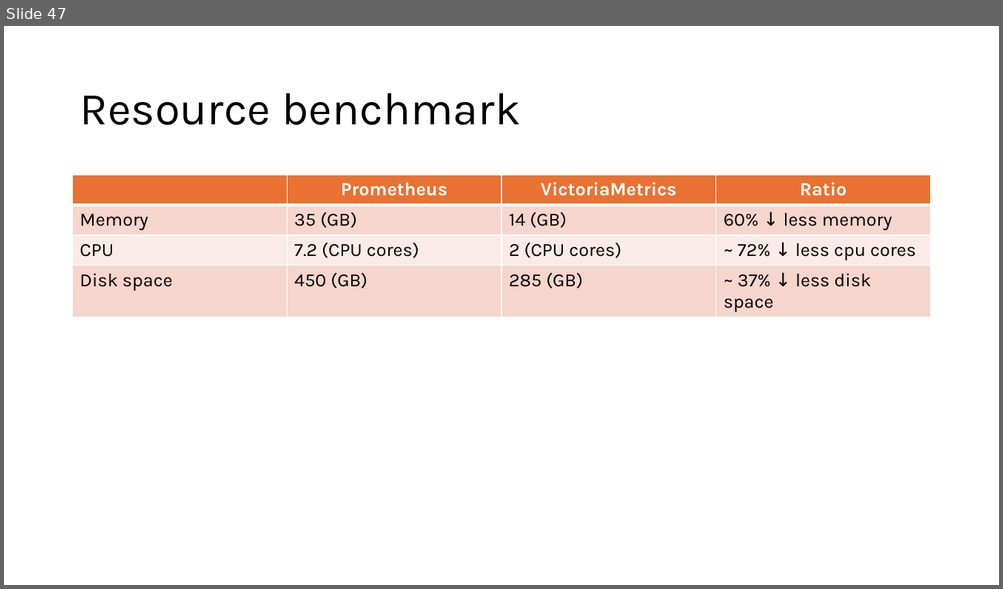
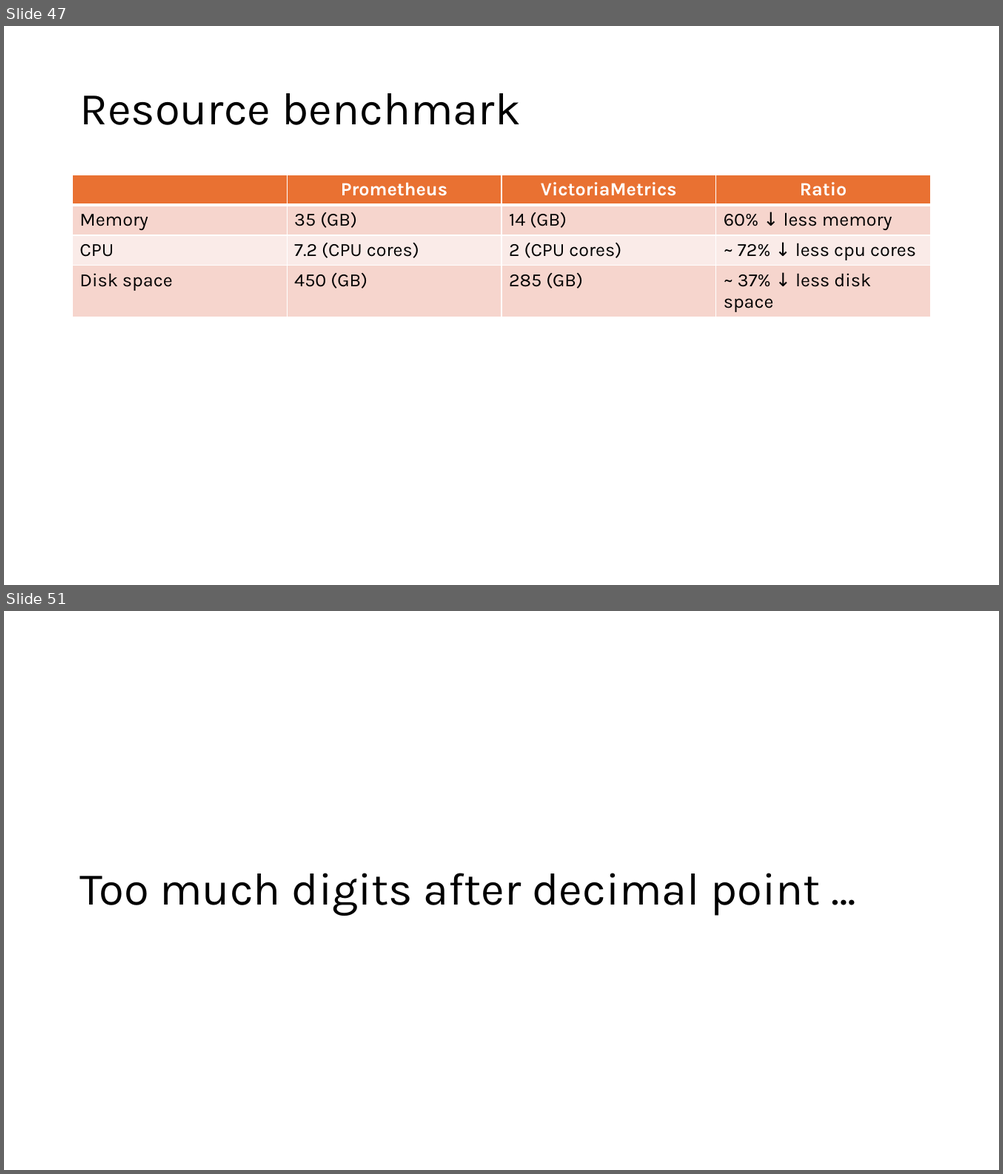
Before and after one commit to DStefanow/victoriametrics-poc, a slide deck: presentation-content/migrating-from-prometheus-to-vm.pptx. Shown one above the other, each under a label of ours: slide 47 before the commit, slides 47 and 51 after it; the slides between them are not shown. The pictures are 1003x589 and 1003x1174 pixels, drawn with LibreOffice and Linux fonts; fonts in the diff are those of the drawing. Boxes give left, top, right and bottom in pixels: in the first picture for what was removed or moved away, otherwise in the second. Text is boxed around its words. In the diff, an @@ line names an element or a change of style, - is before the commit and + after.

```diff
--- a/presentation-content/migrating-from-prometheus-to-vm.pptx
+++ b/presentation-content/migrating-from-prometheus-to-vm.pptx
@@ slide 51 added at [4, 611, 999, 1170], background #FFFFFF @@
@@ title added at [79, 873, 820, 916], 44 pt, text #000000 @@
+Too much digits after decimal point …
```
Also in this commit, not shown: 4 other slides added.
